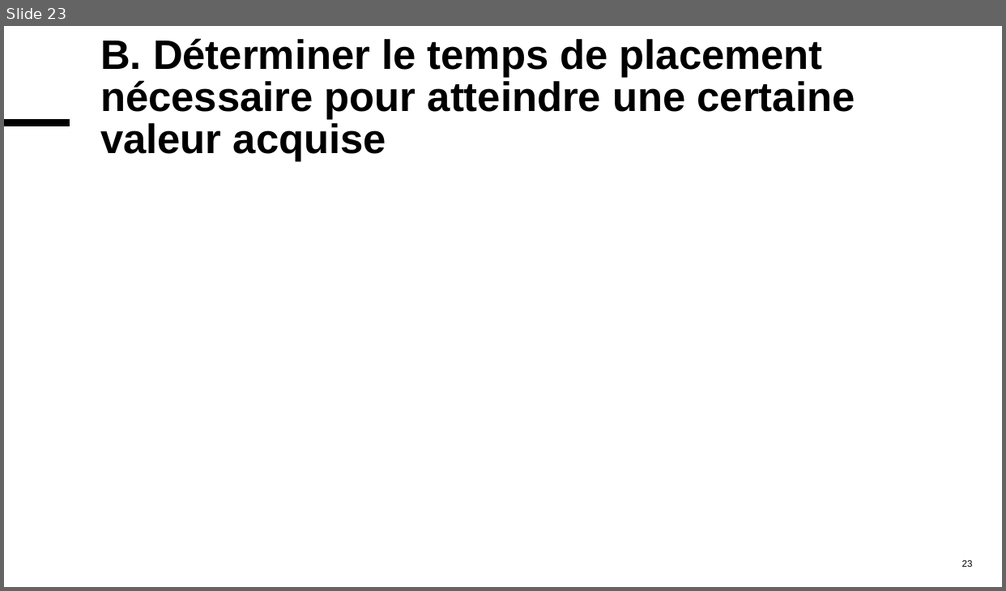
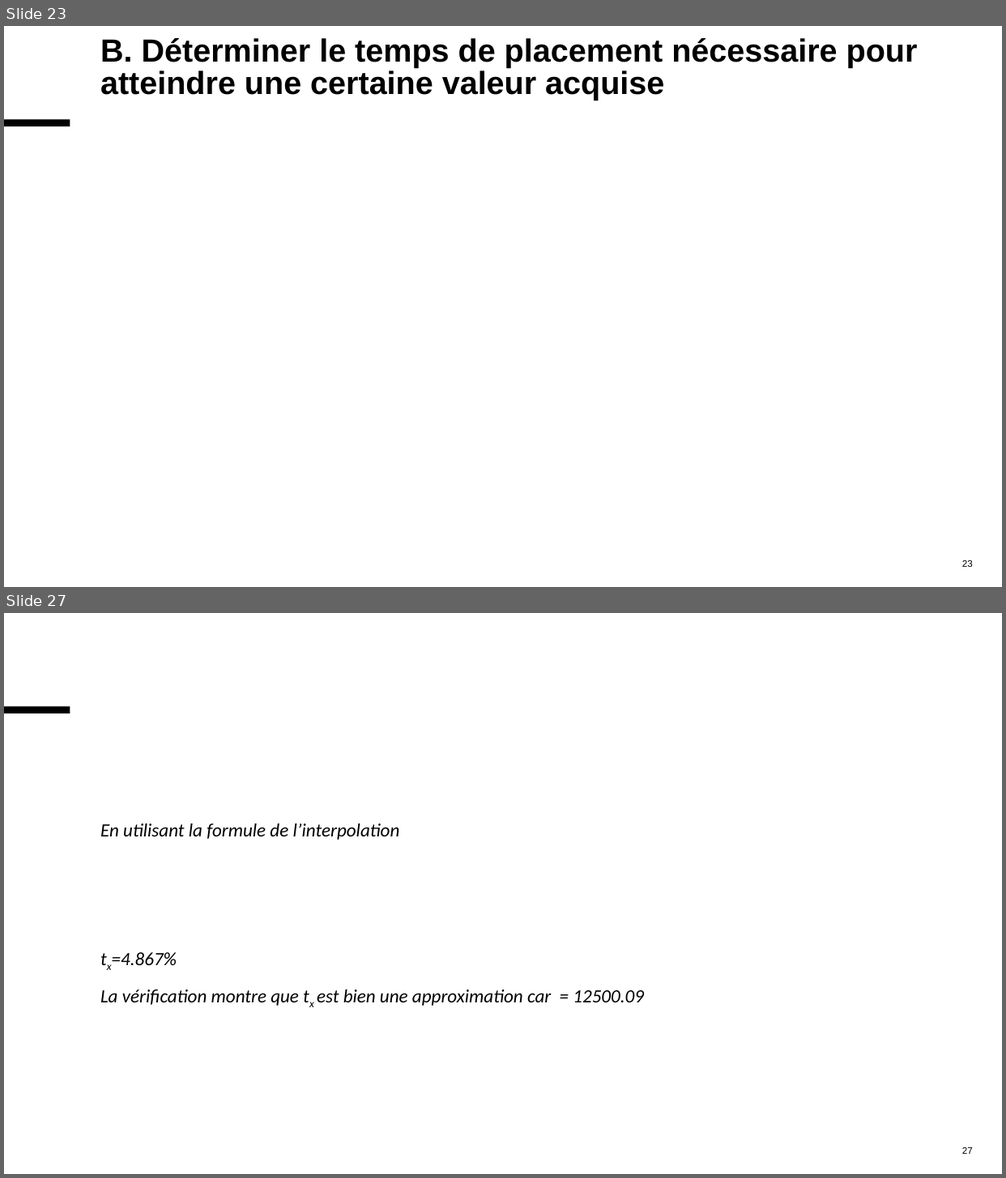
Before and after one commit to MaxMontouro/BUT_Info, a slide deck: Annee2/S4/R4_D_09_maths_gestion/CHP1/chap1.pptx. Shown one above the other, each under a label of ours: slide 23 before the commit, slides 23 and 27 after it; the slides between them are not shown. The pictures are 1006x591 and 1006x1178 pixels, drawn with LibreOffice and Linux fonts; fonts in the diff are those of the drawing; grey boxes stand for pictures. Boxes give left, top, right and bottom in pixels: in the first picture for what was removed or moved away, otherwise in the second. Text is boxed around its words. In the diff, an @@ line names an element or a change of style, - is before the commit and + after.

```diff
--- a/Annee2/S4/R4_D_09_maths_gestion/CHP1/chap1.pptx
+++ b/Annee2/S4/R4_D_09_maths_gestion/CHP1/chap1.pptx
@@ slide 27 added at (4,613,1002,1174), background #FFFFFF; not listed: 1 template element that a slide beside it also shows @@
@@ text added at (100,824,644,1006), 18 pt, text #000000, italic @@
+En utilisant la formule de l’interpolation
+tx=4.867%
+La vérification montre que tx est bien une approximation car = 12500.09
@@ page number added at (962,1148,973,1154), 9 pt, text #000000 @@
+27
@@ slide 23 changed as well @@
@@ title "B. Déterminer le temps de ..." at (100,38,918,101): size 39.6 to 30.8 pt @@
```
Also in this commit, not shown: 18 other slides changed, 3 other slides added, 4 slides removed, 3 other files.
